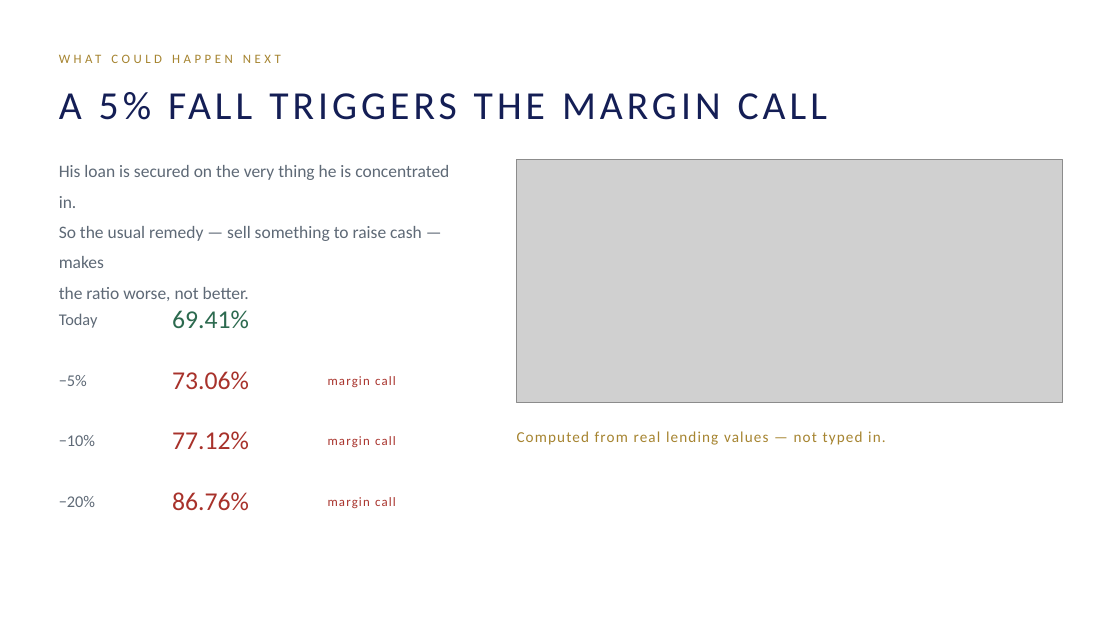
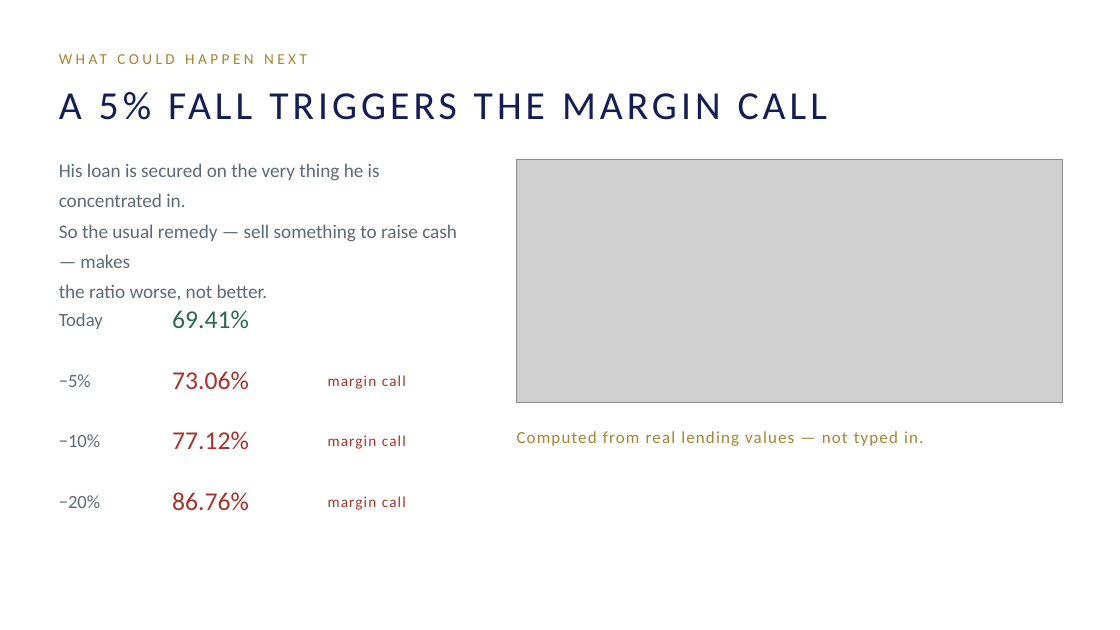
Before and after one commit to jvvinoth/Foresight-RM, a slide deck: slide 7 of docs/Foresight-RM-Pitch.pptx. Drawn at 1120x630 pixels with LibreOffice and Linux fonts; fonts in the diff are those of the drawing; grey boxes stand for pictures. Boxes give left, top, right and bottom in pixels: in the first picture for what was removed or moved away, otherwise in the second. Text is boxed around its words. In the diff, an @@ line names an element or a change of style, - is before the commit and + after.

```diff
--- a/docs/Foresight-RM-Pitch.pptx
+++ b/docs/Foresight-RM-Pitch.pptx
@@ text "His loan is secured on ..." at box(59, 163, 457, 300): size 15 to 16.5 pt @@
@@ text "Computed from real lending values ..." at box(517, 431, 923, 446): size 13 to 14.5 pt @@
@@ size 14 to 16 pt in 4 elements at box(59, 313, 103, 329), box(59, 374, 91, 387), box(59, 434, 100, 447), box(59, 495, 100, 508) @@
@@ size 11 to 13 pt in 4 elements at box(59, 46, 815, 70), box(328, 375, 406, 389), box(328, 435, 406, 449), box(328, 496, 406, 510) @@
```
Also in this commit, not shown: 10 other slides changed, 1 slide added, 44 other files.
